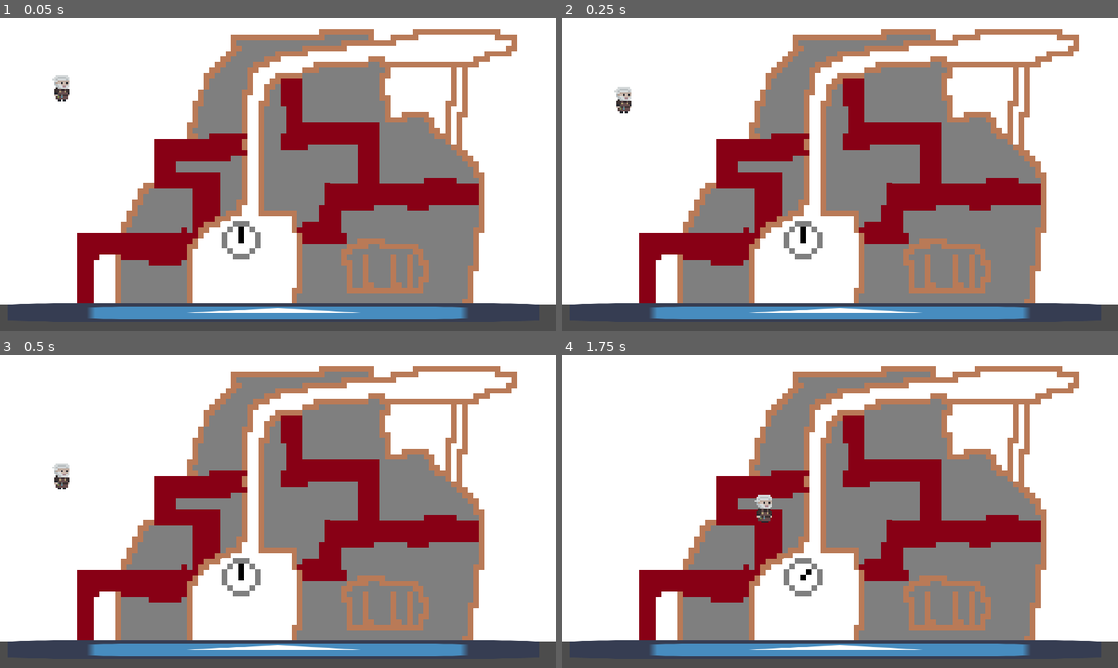
Above: before the commit, frames 1-4 (two rows, left to right).
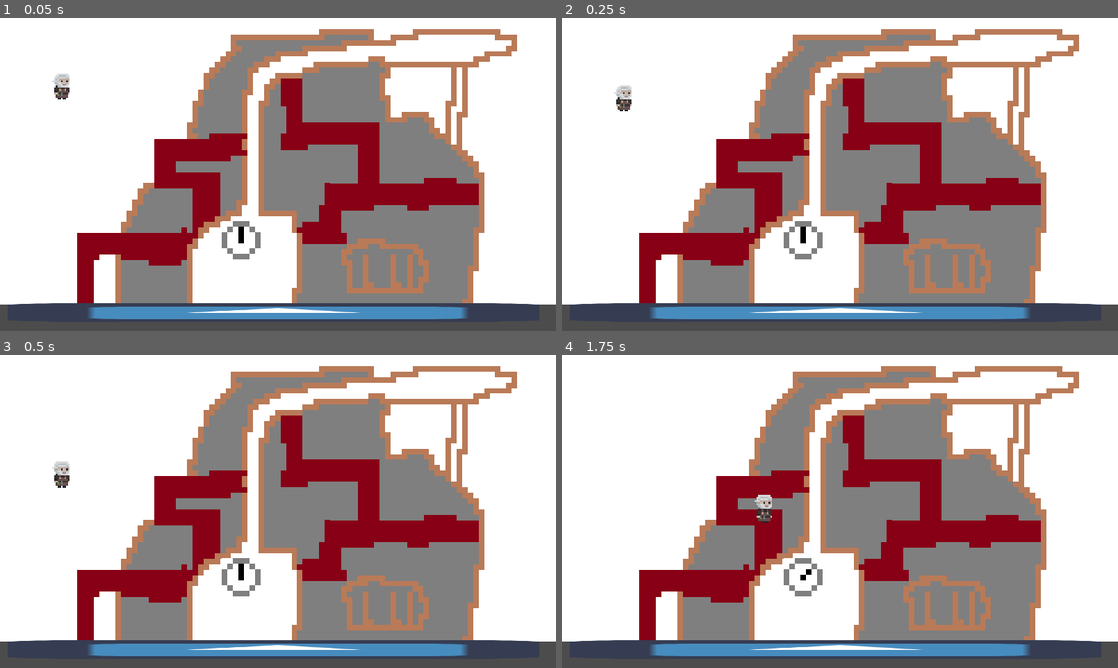
Above: after the commit, the same moments.

Repository: DerGernTod/minijam85
Game: Godot game, scene res://Main.tscn
The game is run twice, just before and just after one commit, with the same random seed, the same clock (stepped at 60 frames per second) and the same inputs. The engine's default icon, where the game draws it, is replaced by a stand-in: a white triangle on a blue panel in a dark square.
Inputs:
- Up to frame 1 (0.05 s): no input
- Up to frame 2 (0.25 s): no input
- Up to frame 3 (0.5 s): no input
- Up to frame 4 (1.75 s): hold Right (ui_right) from 0.53 s (still down); tap W (interact) at 0.6 s; tap Space (ui_select) at 0.77, 1.52 s; tap Q (shoot) at 1.35 s

The runs differ from the first frame. In frame 1, 0.2% of the frame differs, in the area x 9-13%, y 17-27%; in frame 2, 0.2%; in frame 3, 0.2%, in the area x 9-13%, y 34-43%; in frame 4, nothing differs.

Commit message:
animations

Diff:
--- a/enemy/Enemy.tscn
+++ b/enemy/Enemy.tscn
@@ -14,7 +14,7 @@
 scale = Vector2( 6, 6 )
 frames = ExtResource( 1 )
 animation = "walk"
-frame = 6
+frame = 4
 playing = true
 
 [node name="CollisionShape2D" type="CollisionShape2D" parent="."]
--- a/player/Player.gd
+++ b/player/Player.gd
@@ -52,6 +52,7 @@
 	if is_repairing:
 		velocity = Vector2.ZERO
 		return
+
 	if Input.is_action_pressed("ui_right"):
 		velocity += Vector2.RIGHT * speed * delta
 	if Input.is_action_pressed("ui_left"):
@@ -61,16 +62,18 @@
 	if Input.is_action_just_pressed("shoot") and not lightning_active:
 		sprite.animation = "walk_attack"
 		_trigger_lightning()
+
 	if not lightning_active:
-		if abs(velocity.x) > 50:
-			sprite.animation = "walk"
-		else:
-			sprite.animation = "idle"
 		if not is_on_floor():
-			if velocity.y > 5:
+			if velocity.y > 350:
 				sprite.animation = "fall"
 			else:
 				sprite.animation = "jump"
+		else:
+			if abs(velocity.x) > 50:
+				sprite.animation = "walk"
+			else:
+				sprite.animation = "idle"
 
 	velocity.x = lerp(velocity.x, 0, delta * damping)
 
--- a/player/Player.tscn
+++ b/player/Player.tscn
@@ -18,8 +18,8 @@
 position = Vector2( 0, -45 )
 scale = Vector2( 6, 6 )
 frames = ExtResource( 1 )
-animation = "walk_attack"
-frame = 13
+animation = "jump"
+frame = 4
 playing = true
 
 [node name="CollisionShape2D" type="CollisionShape2D" parent="."]
--- a/player/PlayerSpriteFrames.tres
+++ b/player/PlayerSpriteFrames.tres
@@ -1,10 +1,12 @@
-[gd_resource type="SpriteFrames" load_steps=46 format=2]
+[gd_resource type="SpriteFrames" load_steps=53 format=2]
 
 [ext_resource path="res://player/player_walk.png" type="Texture" id=1]
 [ext_resource path="res://player/player.png" type="Texture" id=2]
 [ext_resource path="res://player/player_idle.png" type="Texture" id=3]
 [ext_resource path="res://player/player_attack.png" type="Texture" id=4]
 [ext_resource path="res://player/player_walk_attack.png" type="Texture" id=5]
+[ext_resource path="res://player/player_fall.png" type="Texture" id=6]
+[ext_resource path="res://player/player_jump.png" type="Texture" id=7]
 
 [sub_resource type="AtlasTexture" id=10]
 atlas = ExtResource( 3 )
@@ -14,9 +16,25 @@
 atlas = ExtResource( 3 )
 region = Rect2( 32, 0, 32, 32 )
 
-[sub_resource type="AtlasTexture" id=12]
-atlas = ExtResource( 3 )
-region = Rect2( 0, 0, 32, 32 )
+[sub_resource type="AtlasTexture" id=44]
+atlas = ExtResource( 7 )
+region = Rect2( 0, 0, 32, 32 )
+
+[sub_resource type="AtlasTexture" id=45]
+atlas = ExtResource( 7 )
+region = Rect2( 32, 0, 32, 32 )
+
+[sub_resource type="AtlasTexture" id=46]
+atlas = ExtResource( 7 )
+region = Rect2( 64, 0, 32, 32 )
+
+[sub_resource type="AtlasTexture" id=47]
+atlas = ExtResource( 7 )
+region = Rect2( 96, 0, 32, 32 )
+
+[sub_resource type="AtlasTexture" id=48]
+atlas = ExtResource( 7 )
+region = Rect2( 128, 0, 32, 32 )
 
 [sub_resource type="AtlasTexture" id=14]
 atlas = ExtResource( 4 )
@@ -162,8 +180,12 @@
 atlas = ExtResource( 5 )
 region = Rect2( 416, 0, 32, 32 )
 
-[sub_resource type="AtlasTexture" id=13]
-atlas = ExtResource( 3 )
+[sub_resource type="AtlasTexture" id=42]
+atlas = ExtResource( 6 )
+region = Rect2( 0, 0, 32, 32 )
+
+[sub_resource type="AtlasTexture" id=43]
+atlas = ExtResource( 6 )
 region = Rect2( 32, 0, 32, 32 )
 
 [resource]
@@ -173,10 +195,10 @@
 "name": "idle",
 "speed": 2.0
 }, {
-"frames": [ SubResource( 12 ) ],
-"loop": true,
+"frames": [ SubResource( 44 ), SubResource( 45 ), SubResource( 46 ), SubResource( 47 ), SubResource( 48 ) ],
+"loop": false,
 "name": "jump",
-"speed": 5.0
+"speed": 10.0
 }, {
 "frames": [ SubResource( 14 ), SubResource( 15 ), SubResource( 16 ), SubResource( 17 ), SubResource( 18 ), SubResource( 19 ), SubResource( 20 ), SubResource( 21 ), SubResource( 22 ), SubResource( 23 ), SubResource( 24 ), SubResource( 25 ), SubResource( 26 ), SubResource( 27 ) ],
 "loop": false,
@@ -198,8 +220,8 @@
 "name": "walk_attack",
 "speed": 10.0
 }, {
-"frames": [ SubResource( 13 ) ],
+"frames": [ SubResource( 42 ), SubResource( 43 ) ],
 "loop": true,
 "name": "fall",
-"speed": 5.0
+"speed": 10.0
 } ]
Not shown, added: player/player_fall.png.import
Not shown, added: player/player_jump.png.import
Not shown, added: player/player_jump_idle.png.import
Not shown, added: player/player_jump_start.png.import
